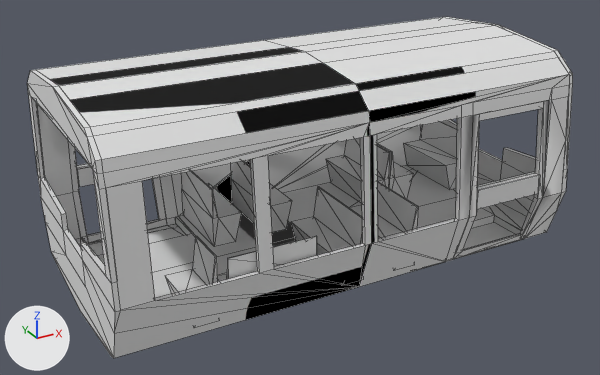
An edit to the OBJ model assets/immersiverailroading/irhl/trains/mono1/monorail_head.obj, drawn before and after from the same camera.
Before and after are seen from a camera (50 mm lens) standing at (-5.52, -9.81, 6.31) and looking at (-0.2, -0.14, 1.48). The lights are fixed; the arrows at lower left show +X, +Y and +Z. The older version comes first. Mesh edges are drawn as thin lines. Where no turn or scale is listed for an object, it has been applied to the vertices. Vertices at exactly the same position are counted once.

In view in the first picture: 'Driver_Seat', 'Seat', 'Seat.001', 'train.003'.
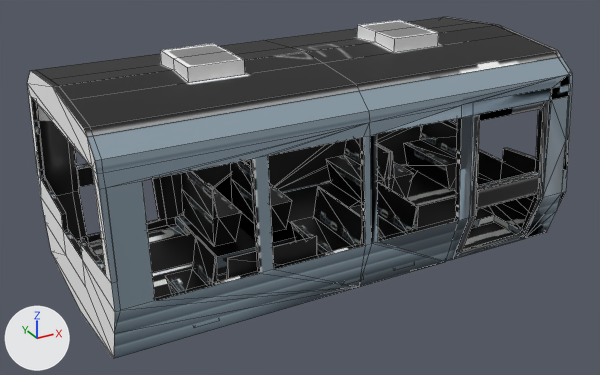
Commit message: Monorail model update.

Changed parts and their boxes (x1, y1, x2, y2) in the pictures (600 x 375 px):
'train.003', surface changed, reshaped
    both: (27, 17, 573, 358)
'Seat', surface changed (white to black)
    both: (181, 122, 457, 246)
'Seat.001', surface changed (white to black)
    both: (218, 181, 418, 281)
'train.001', added
    after: (160, 20, 439, 82)
'Driver_Seat', surface changed (white to black)
    both: (165, 236, 218, 293)
part 1 of me_train_003, built on
    both: (36, 40, 569, 287)
part 2 of me_train_003, surface changed (white to black)
    both: (264, 17, 562, 91)

Patch to the scene script:
```diff
--- a/assets/immersiverailroading/irhl/trains/mono1/monorail_head.obj.py
+++ b/assets/immersiverailroading/irhl/trains/mono1/monorail_head.obj.py
@@ img_monorail_1_png @@
+img_monorail_1_png = load_image('monorail_1.png', 'monorail_1.png', 512, 512, 'sRGB')
@@ mat_material @@
 mat_material = principled_material('Material')
-mat_material.base_color = (0.8, 0.8, 0.8)  # white #e7e7e7
+mat_material.texture = img_monorail_1_png
@@ me_train_003 @@
 # used by ob_train_003; location = (0.0, 0.0, 0.0)
-me_train_003.from_pydata(...)  # 420 vertices, 575 faces, 1 loose edge; spans x -3.49..3.4, y -1.79..1.79, z 0.3..3.43
+me_train_003.from_pydata(...)  # 390 vertices, 553 faces; spans x -3.49..3.4, y -1.79..1.79, z 0.3..3.43
+# me_train_003 part 1
+# 31 vertices are removed from x -3.41..3.32, y -0.48..0.48, z 3.31..3.36
+# 66 faces are deleted
+# 1 loose edge is deleted
+# 1 vertex is added at (-0.05, 0.0, 3.37)
+# 44 new faces join them
+# me_train_003 part 2: 27 kept faces spanning x -3.49..3.4, y -1.53..1.53, z 0.3..3.43 get new texture (UV) coordinates
 me_train_003.materials.append(mat_material)
@@ me_train_001 @@
+me_train_001.from_pydata(...)  # 44 vertices, 30 faces; spans x -1.96..1.87, y -0.48..0.48, z 3.19..3.57
+me_train_001.materials.append(mat_material)  # picture img_monorail_1_png
@@ ob_train_001 @@
+ob_train_001 = bpy.data.objects.new('train.001', me_train_001)
+ob_train_001.location = (0.0, 0.0, 0.0)
```
